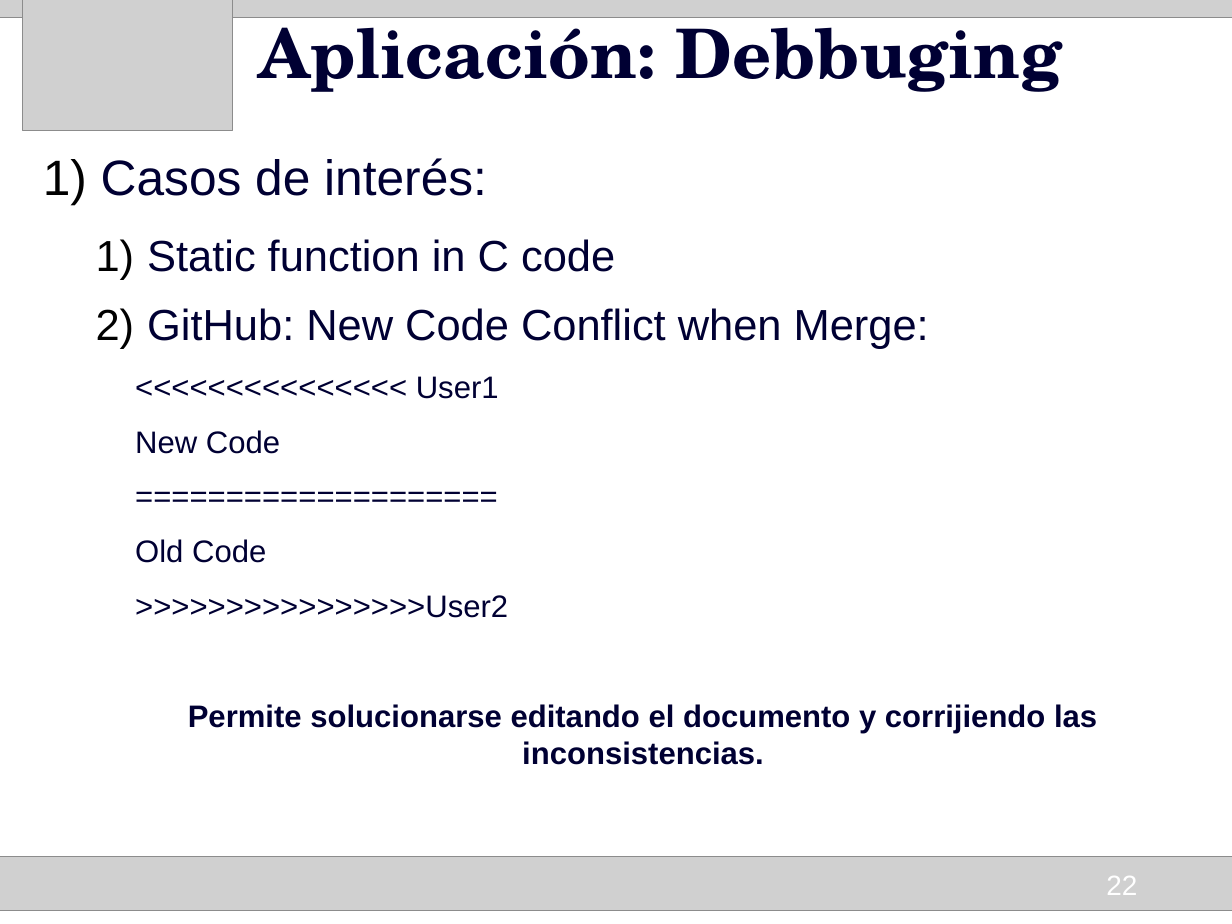
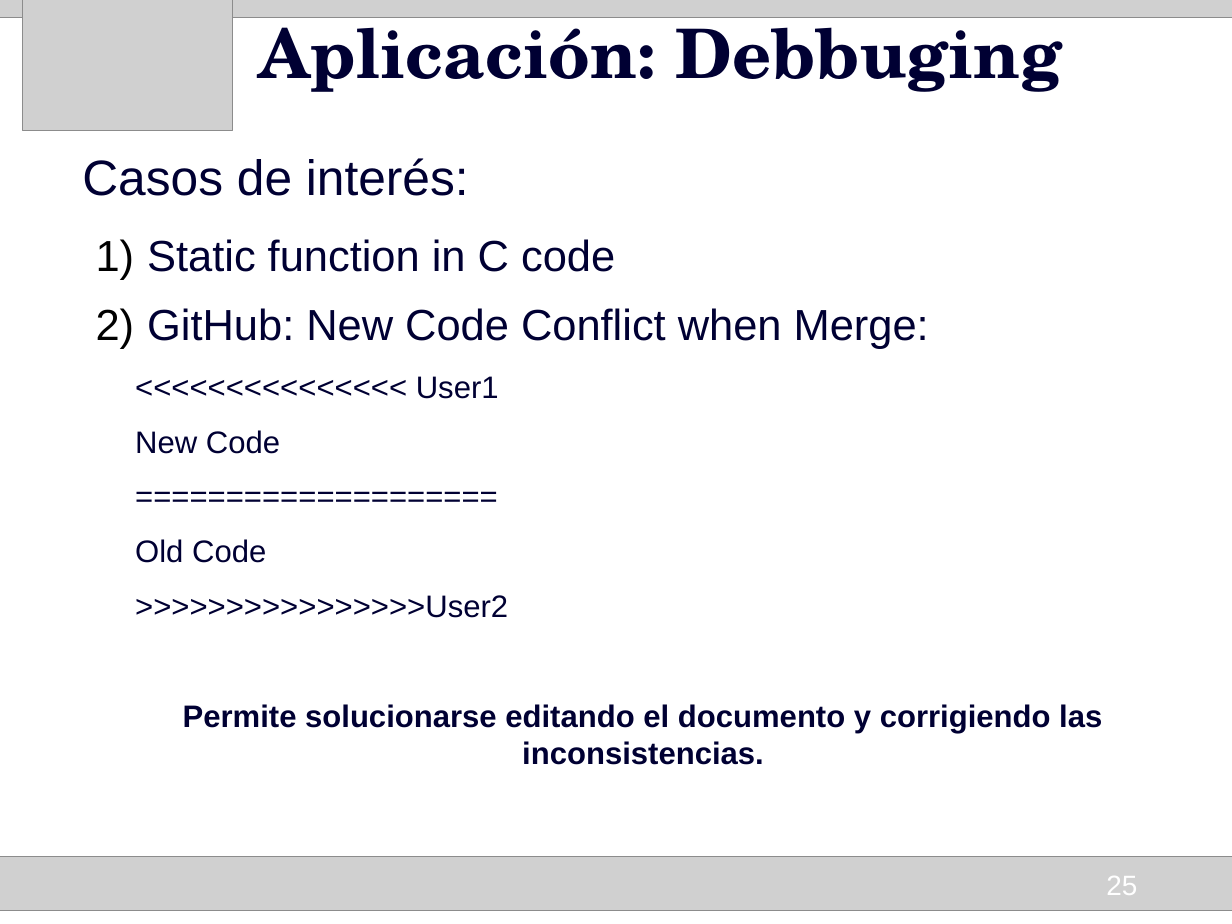
Before and after one commit to HumbertoCelleri/ljmd, a slide deck: slide 25 of presentacion/Presentacion.odp (slide 22 before the commit). Drawn at 1232x924 pixels with LibreOffice and Linux fonts; fonts in the diff are those of the drawing; grey boxes stand for pictures. Boxes give left, top, right and bottom in pixels: in the first picture for what was removed or moved away, otherwise in the second. Text is boxed around its words. In the diff, an @@ line names an element or a change of style, - is before the commit and + after.

```diff
--- a/presentacion/Presentacion.odp
+++ b/presentacion/Presentacion.odp
@@ text at box(82, 158, 469, 196): bullet 1) to none @@
@@ text at box(183, 704, 1102, 765): text changed @@
-Permite solucionarse editando el documento y corrijiendo las inconsistencias.
+Permite solucionarse editando el documento y corrigiendo las inconsistencias.
@@ page number at box(1106, 876, 1137, 895): text changed @@
-22
+25
```
Also in this commit, not shown: 22 other slides changed, 5 slides added, 1 slide removed, 3 other files.
